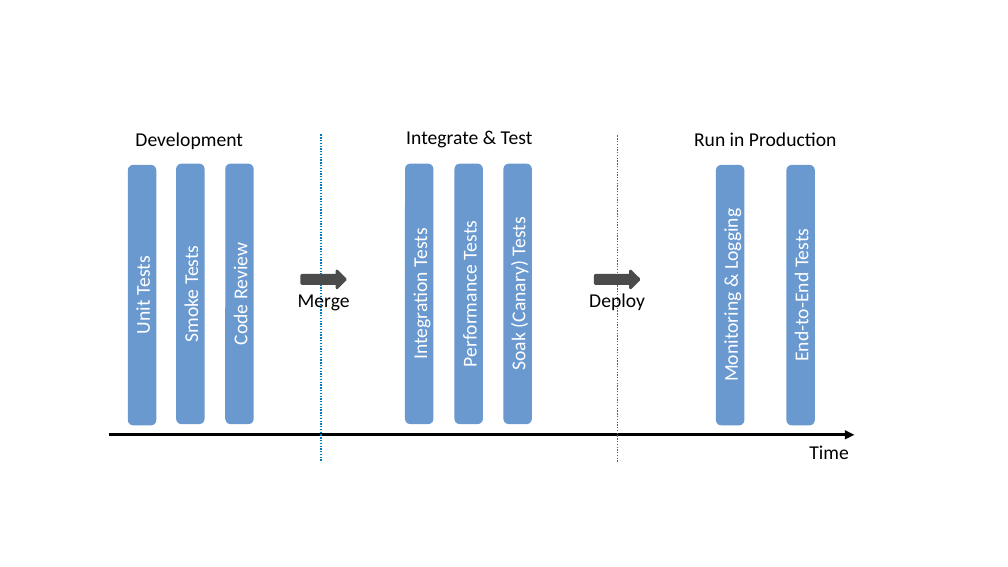
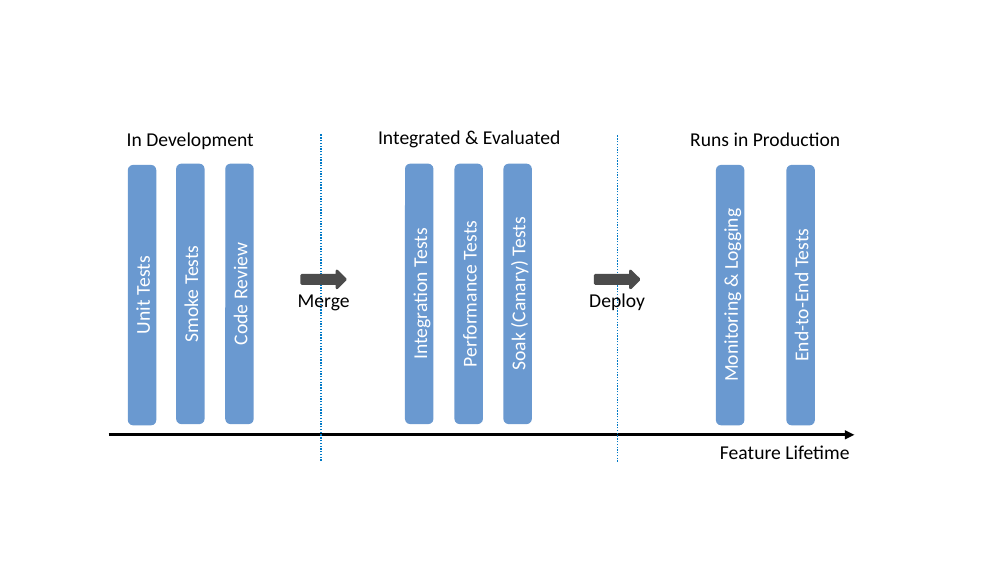
Before and after one commit to SystemsApproach/ops, a slide deck: slide 24 of figures.pptx. Drawn at 1008x567 pixels with LibreOffice and Linux fonts; fonts in the diff are those of the drawing. Boxes give left, top, right and bottom in pixels: in the first picture for what was removed or moved away, otherwise in the second. Text is boxed around its words. In the diff, an @@ line names an element or a change of style, - is before the commit and + after.

Commit message:
elaborate on feature lifetime

```diff
--- a/figures.pptx
+++ b/figures.pptx
@@ text at <box>127,132,254,149</box>: text changed @@
-Development
+In Development
@@ text at <box>378,130,561,148</box>: text changed @@
-Integrate & Test
+Integrated & Evaluated
@@ text at <box>690,132,840,146</box>: text changed @@
-Run in Production
+Runs in Production
@@ text at <box>720,445,849,459</box>: text changed @@
-Time
+Feature Lifetime
```
Also in this commit, not shown: 2 other files.
